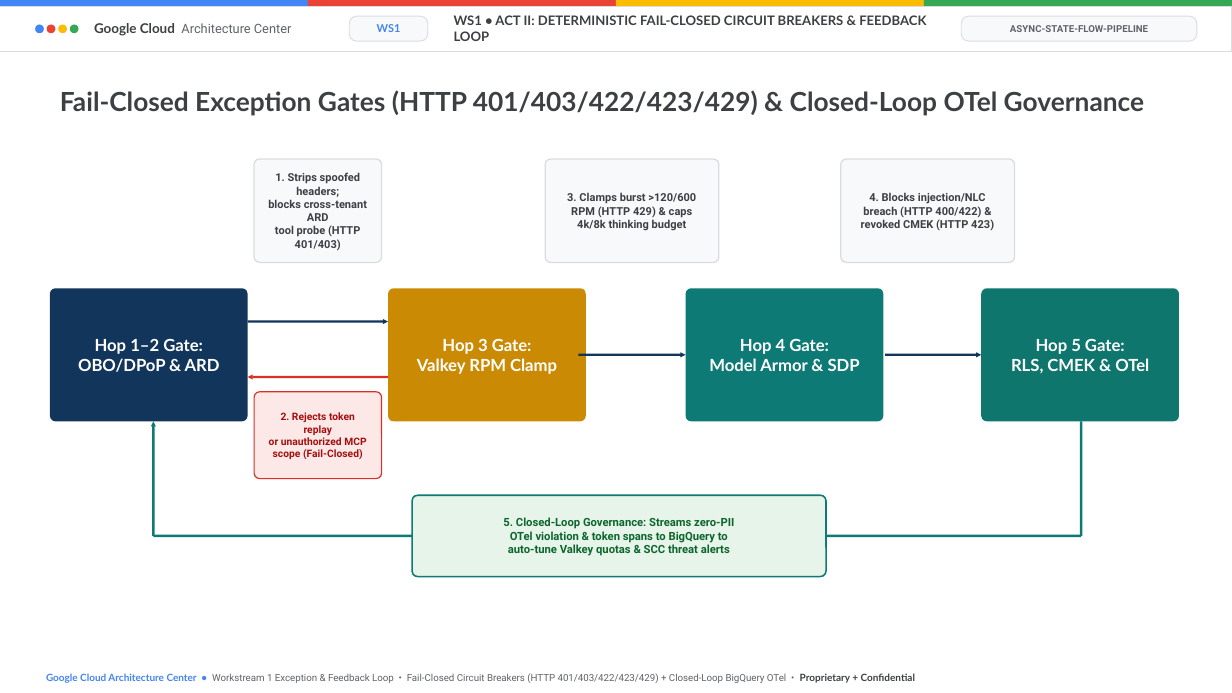
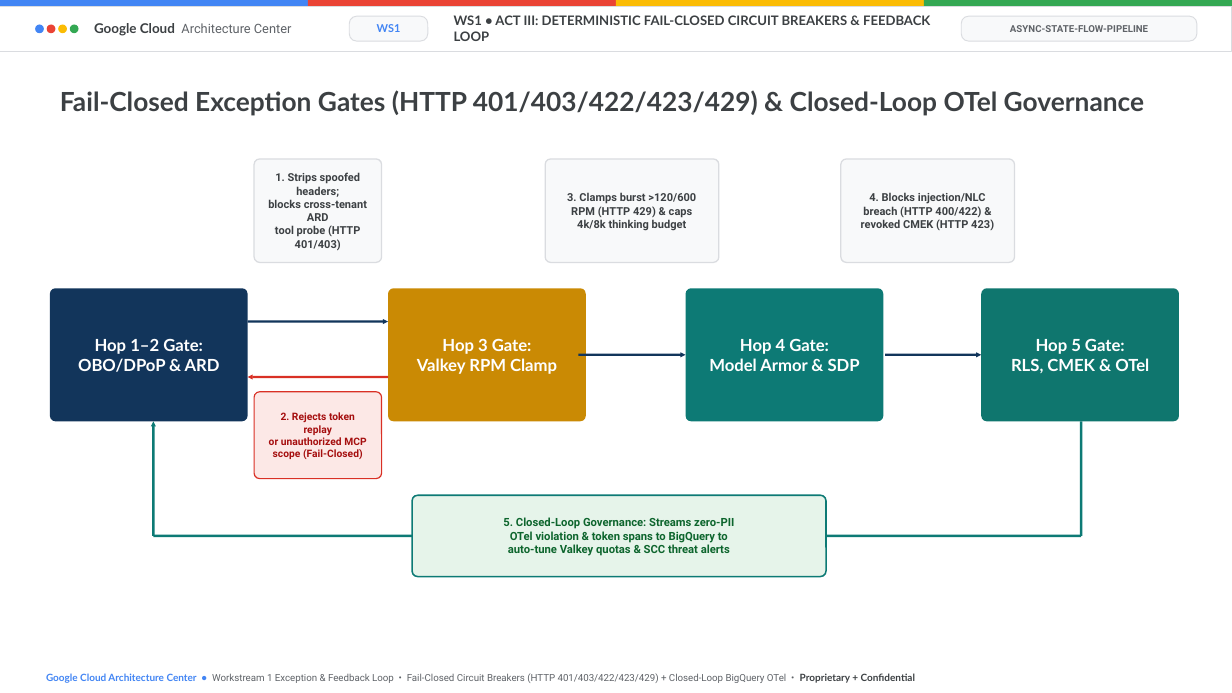
Before and after one commit to nitinaggarwal-12/blogs, a slide deck: slide 9 of slides/doc-mt-01-editable-slides.pptx (slide 8 before the commit). Drawn at 1232x693 pixels with LibreOffice and Linux fonts; fonts in the diff are those of the drawing. Boxes give left, top, right and bottom in pixels: in the first picture for what was removed or moved away, otherwise in the second. Text is boxed around its words. In the diff, an @@ line names an element or a change of style, - is before the commit and + after.

```diff
--- a/slides/doc-mt-01-editable-slides.pptx
+++ b/slides/doc-mt-01-editable-slides.pptx
@@ text at (454, 15, 930, 41): text changed @@
-WS1 • ACT II: DETERMINISTIC FAIL-CLOSED CIRCUIT BREAKERS & FEEDBACK LOOP
+WS1 • ACT III: DETERMINISTIC FAIL-CLOSED CIRCUIT BREAKERS & FEEDBACK LOOP
```
Also in this commit, not shown: 4 other slides changed, 18 other files.
